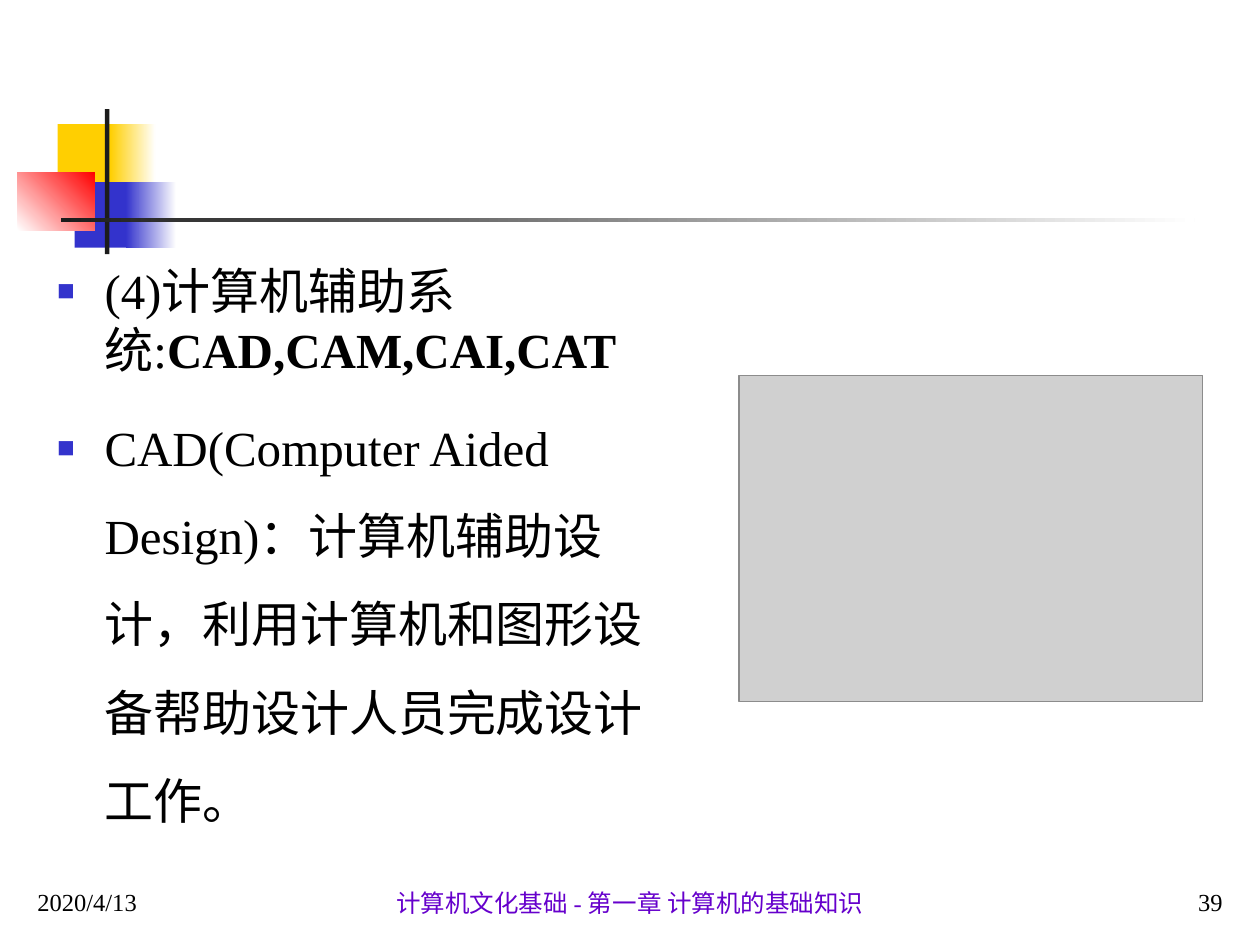
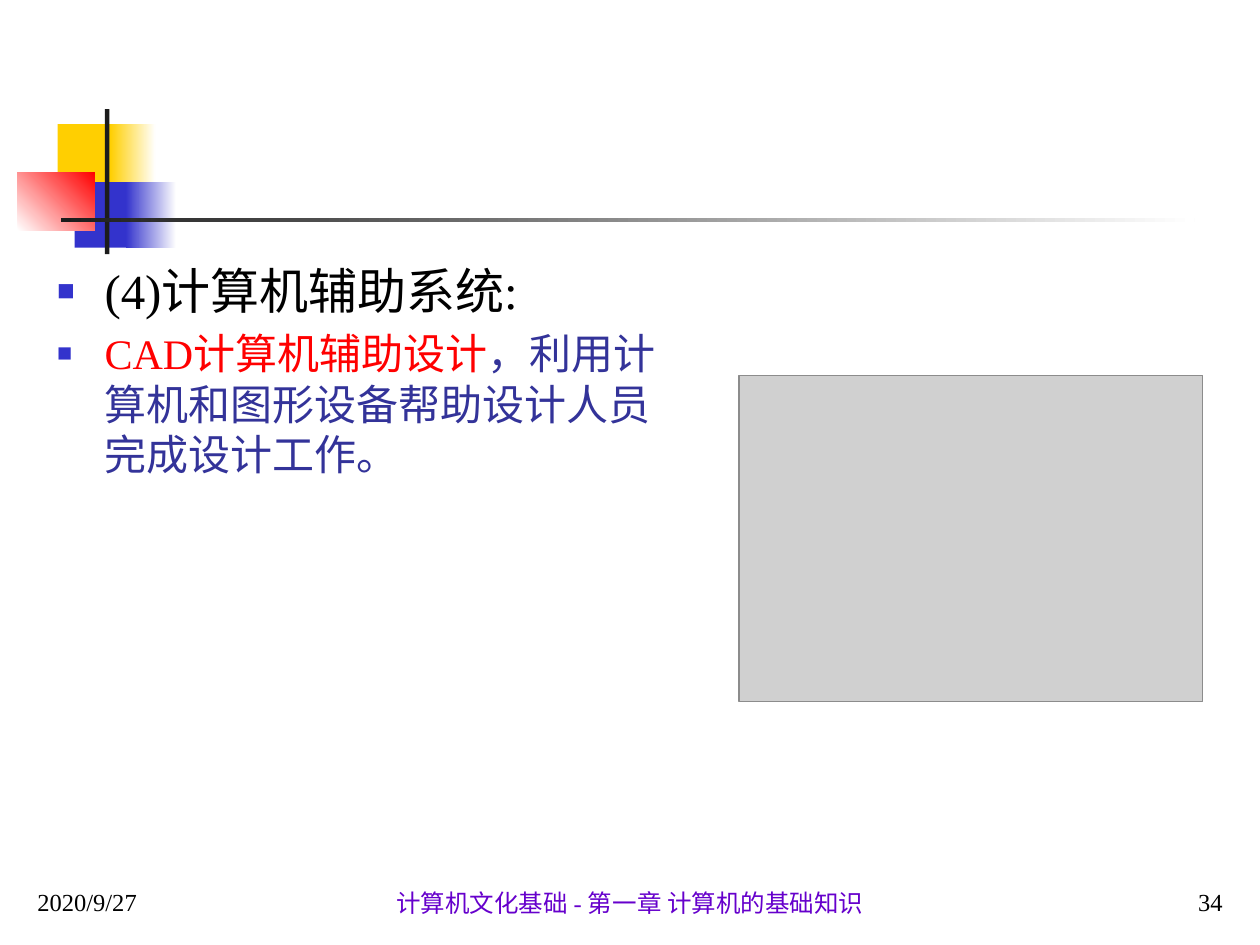
Before and after one commit to sans123wx/class, a slide deck: slide 34 of 计算机应用基础/第1章计算机基础/第1.1章 计算机概述.pptx (slide 39 before the commit). Drawn at 1260x945 pixels with LibreOffice and Linux fonts; fonts in the diff are those of the drawing; grey boxes stand for pictures. Boxes give left, top, right and bottom in pixels: in the first picture for what was removed or moved away, otherwise in the second. Text is boxed around its words. In the diff, an @@ line names an element or a change of style, - is before the commit and + after.

```diff
--- a/计算机应用基础/第1章计算机基础/第1.1章 计算机概述.pptx
+++ b/计算机应用基础/第1章计算机基础/第1.1章 计算机概述.pptx
@@ text at [105, 271, 656, 474]: text changed; size 28 to 24 pt; text colour #000000 to #333399 @@
-  ■ (4)计算机辅助系统:CAD,CAM,CAI,CAT
-■ CAD(Computer Aided Design)：计算机辅助设计，利用计算机和图形设备帮助设计人员完成设计工作。
+  ■ (4)计算机辅助系统:
+  ■ CAD计算机辅助设计，利用计算机和图形设备帮助设计人员完成设计工作。
@@ text at [37, 894, 136, 912]: text changed @@
-2020/4/13
+2020/9/27
@@ page number at [1198, 894, 1223, 912]: text changed @@
-39
+34
```
Also in this commit, not shown: 93 other slides changed, 1 slide added, 5 slides removed.
